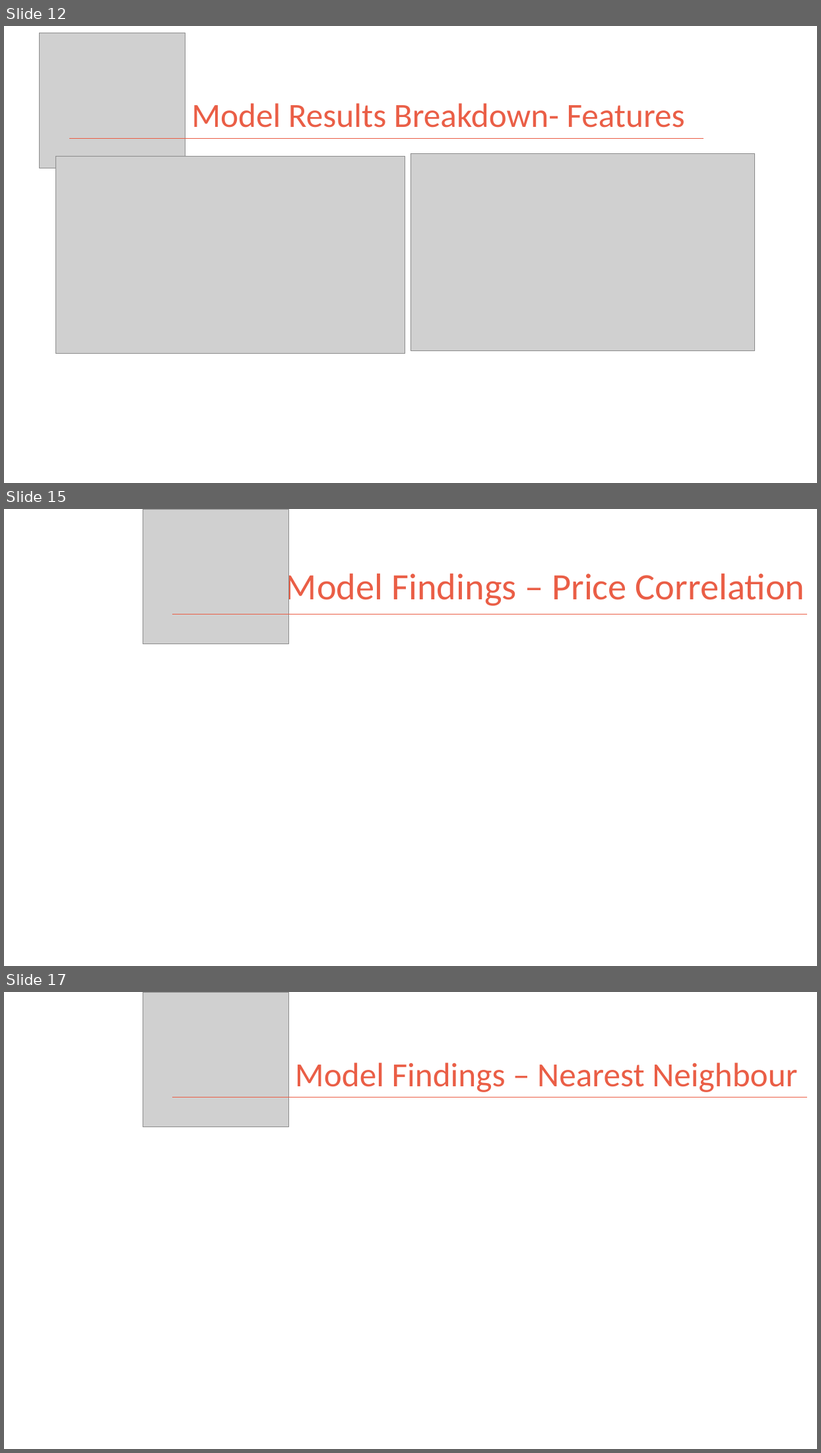
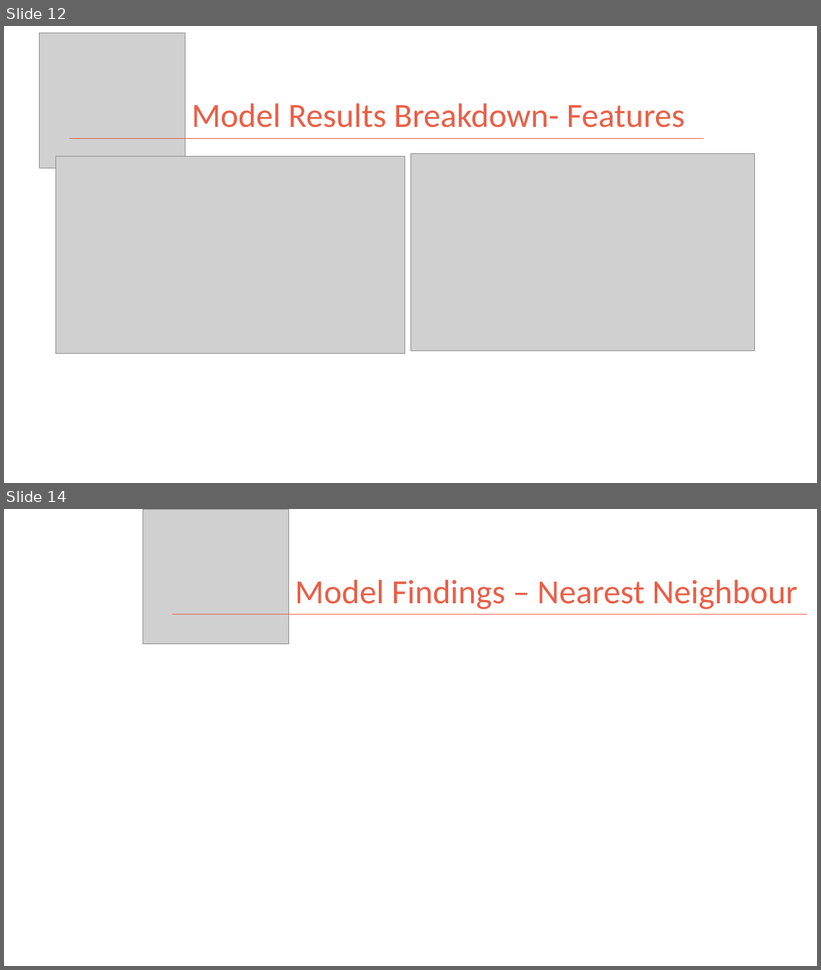
Before and after one commit to kman4/AirbnbPredictions, a slide deck: Airbnb Price Predictions (Model).pptx. Shown one above the other, each under a label of ours: slides 12, 15 and 17 before the commit, slides 12 and 14 after it; the slides between them are not shown. The pictures are 821x1453 and 821x970 pixels, drawn with LibreOffice and Linux fonts; fonts in the diff are those of the drawing; grey boxes stand for pictures. Boxes give left, top, right and bottom in pixels: in the first picture for what was removed or moved away, otherwise in the second. Text is boxed around its words. In the diff, an @@ line names an element or a change of style, - is before the commit and + after.

Commit message:
powerpoint update & add image

```diff
--- a/Airbnb Price Predictions (Model).pptx
+++ b/Airbnb Price Predictions (Model).pptx
@@ slide 15 removed at bbox=[4, 509, 817, 966], background #FFFFFF @@
@@ picture removed at bbox=[143, 509, 289, 644] @@
@@ title removed at bbox=[285, 568, 805, 608] @@
-Model Findings – Price Correlation
@@ line removed from (172, 614) to (807, 614) @@
@@ what was slide 17 is now slide 14 @@
```
Also in this commit, not shown: 1 slide added, 3 other slides removed, 1 other file.
